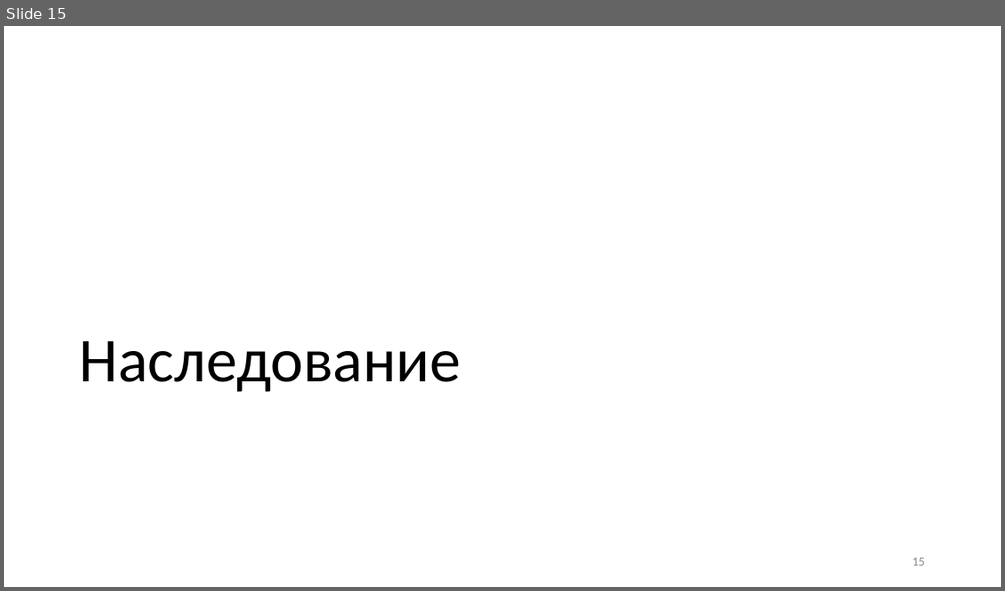
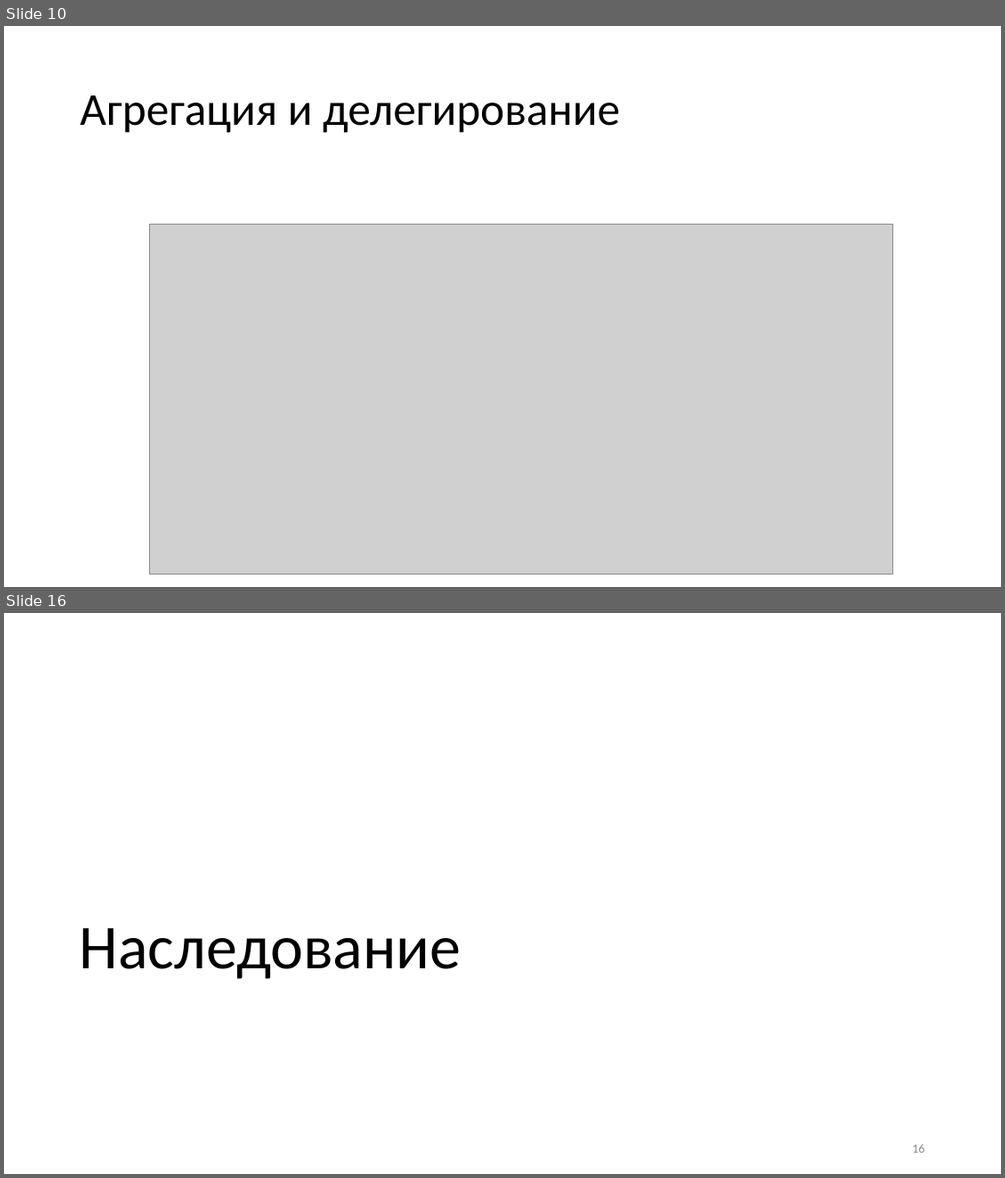
Before and after one commit to alexey-malov/ood, a slide deck: lectures/00.relations/Отношения между классами.pptx. Shown one above the other, each under a label of ours: slide 15 before the commit, slides 10 and 16 after it; the slides between them are not shown. The pictures are 1005x591 and 1005x1178 pixels, drawn with LibreOffice and Linux fonts; fonts in the diff are those of the drawing; grey boxes stand for pictures. Boxes give left, top, right and bottom in pixels: in the first picture for what was removed or moved away, otherwise in the second. Text is boxed around its words. In the diff, an @@ line names an element or a change of style, - is before the commit and + after.

```diff
--- a/lectures/00.relations/Отношения между классами.pptx
+++ b/lectures/00.relations/Отношения между классами.pptx
@@ slide 10 added at <box>4,26,1001,587</box>, background #FFFFFF @@
@@ title added at <box>80,95,620,133</box>, 44 pt, text #000000 @@
+Агрегация и делегирование
@@ picture added at <box>149,224,893,574</box> @@
@@ what was slide 15 is now slide 16 @@
```
Also in this commit, not shown: 11 slides changed, 3 other slides added, 4 slides removed, 1 other file.
